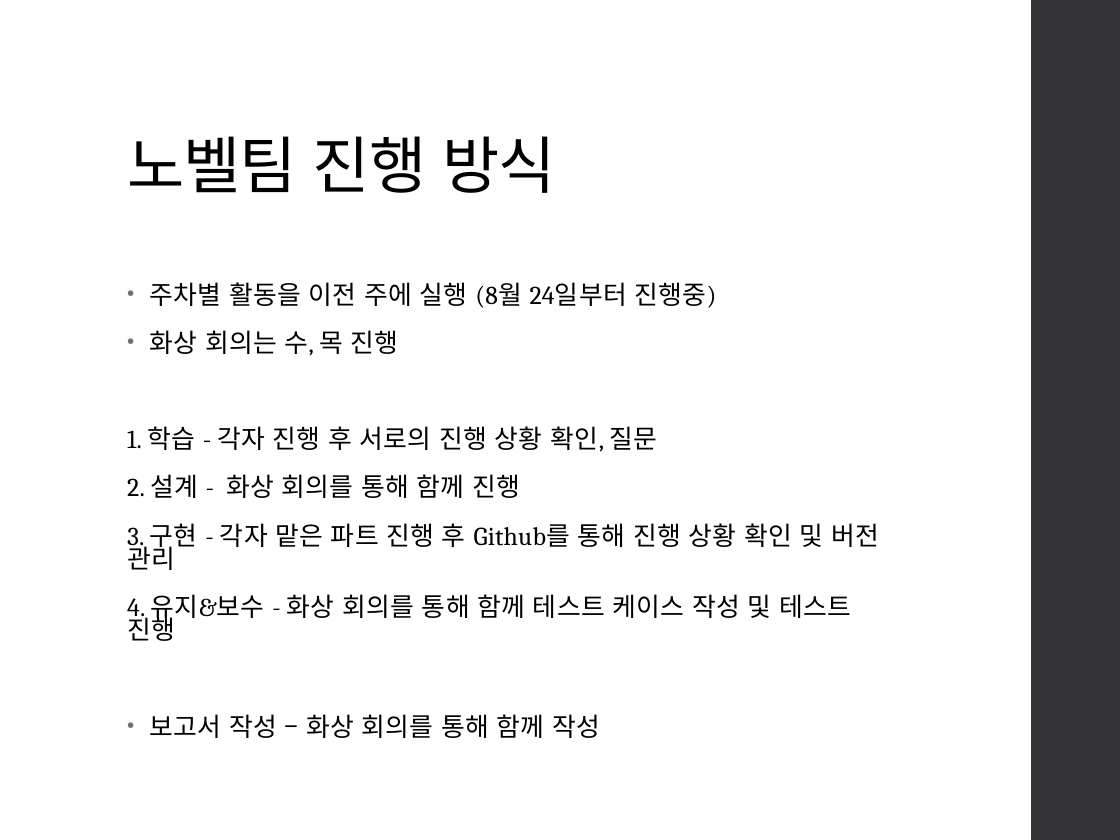
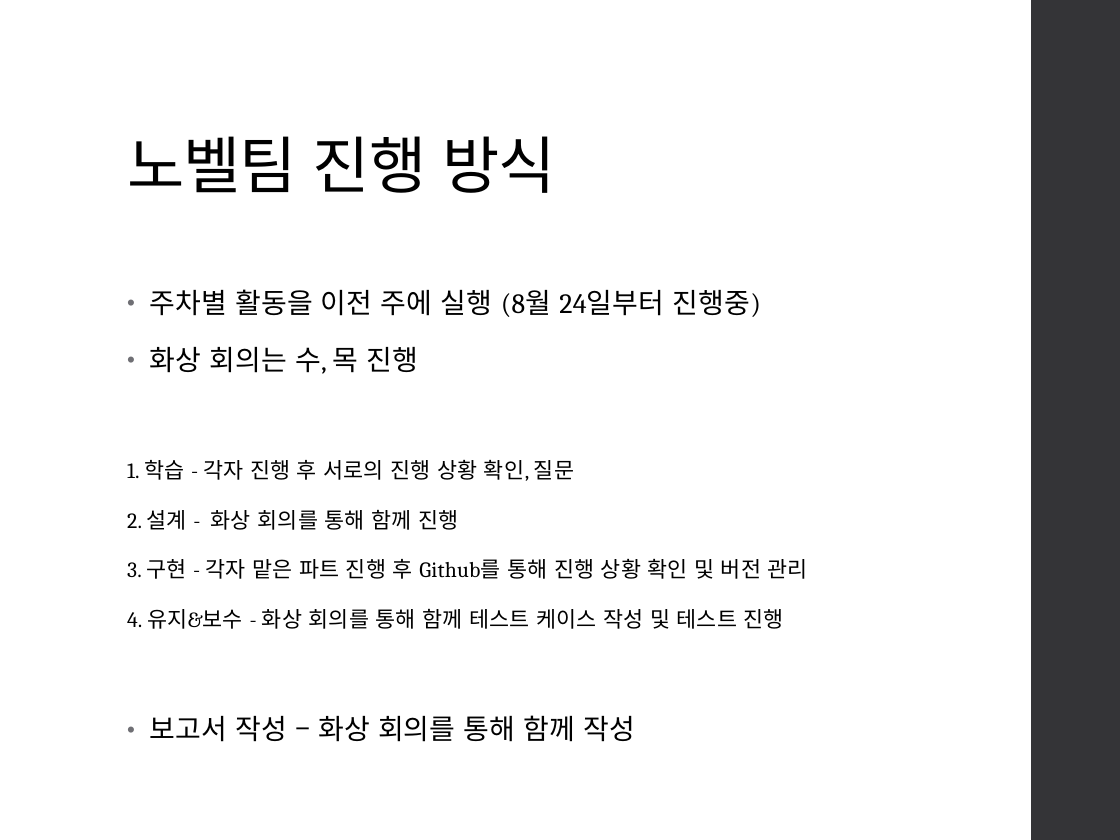
Before and after one commit to kimmincheol-kor/Project_NoBell, a slide deck: slide 2 of Documents/Weekly_Report/Week_1/[1차] 진행 계획.pptx. Drawn at 1120x840 pixels with LibreOffice and Linux fonts; fonts in the diff are those of the drawing. Boxes give left, top, right and bottom in pixels: in the first picture for what was removed or moved away, otherwise in the second. Text is boxed around its words. In the diff, an @@ line names an element or a change of style, - is before the commit and + after.

```diff
--- a/Documents/Weekly_Report/Week_1/[1차] 진행 계획.pptx
+++ b/Documents/Weekly_Report/Week_1/[1차] 진행 계획.pptx
@@ text "주차별 활동을 이전 주에 실행 ..." at (127,289,808,742): size 16.6 to 18 pt in "주차별 활동을 이전 주에 실행 (8월 24일부터 ...", "화상 회의는 수, 목 진행", "보고서 작성 – 화상 회의를 통해 함께 ..."; size 16.6 to 14 pt in "1. 학습 - 각자 진행 후 서로의 ...", "2. 설계 - 화상 회의를 통해 함께 ...", "3. 구현 - 각자 맡은 파트 진행 ...", "4. 유지&보수 - 화상 회의를 통해 함께 ..."; line spacing 0.75 to 0.95 @@
```
Also in this commit, not shown: 1 other file.
